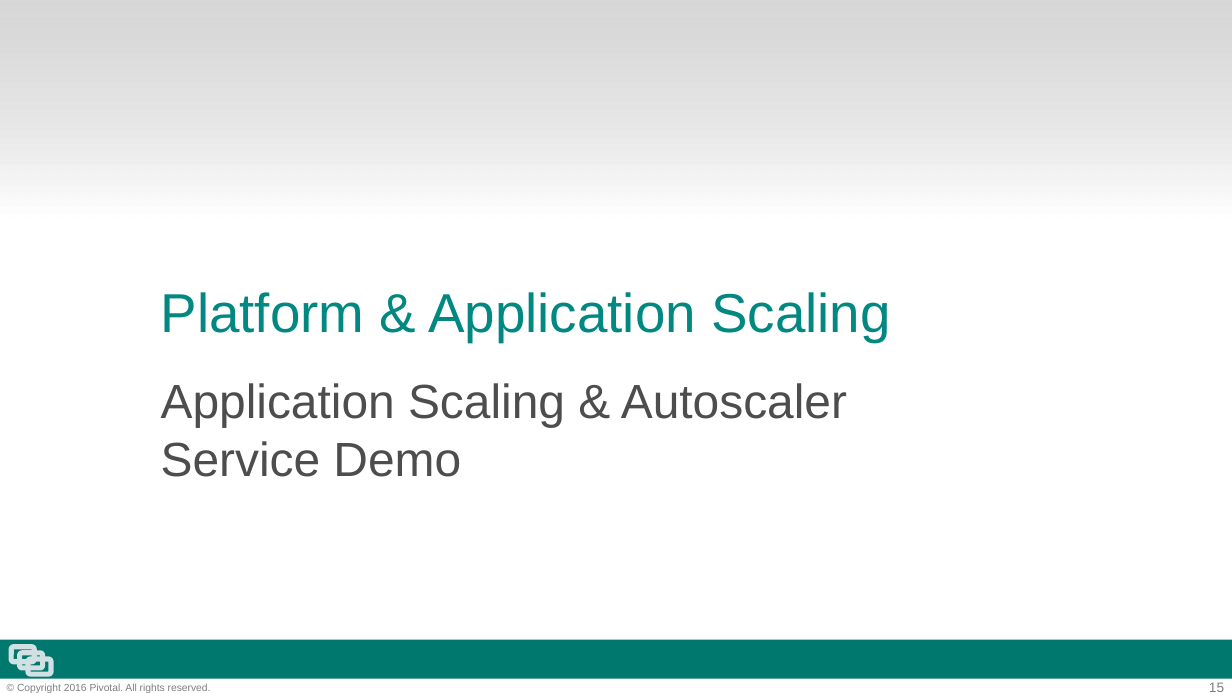
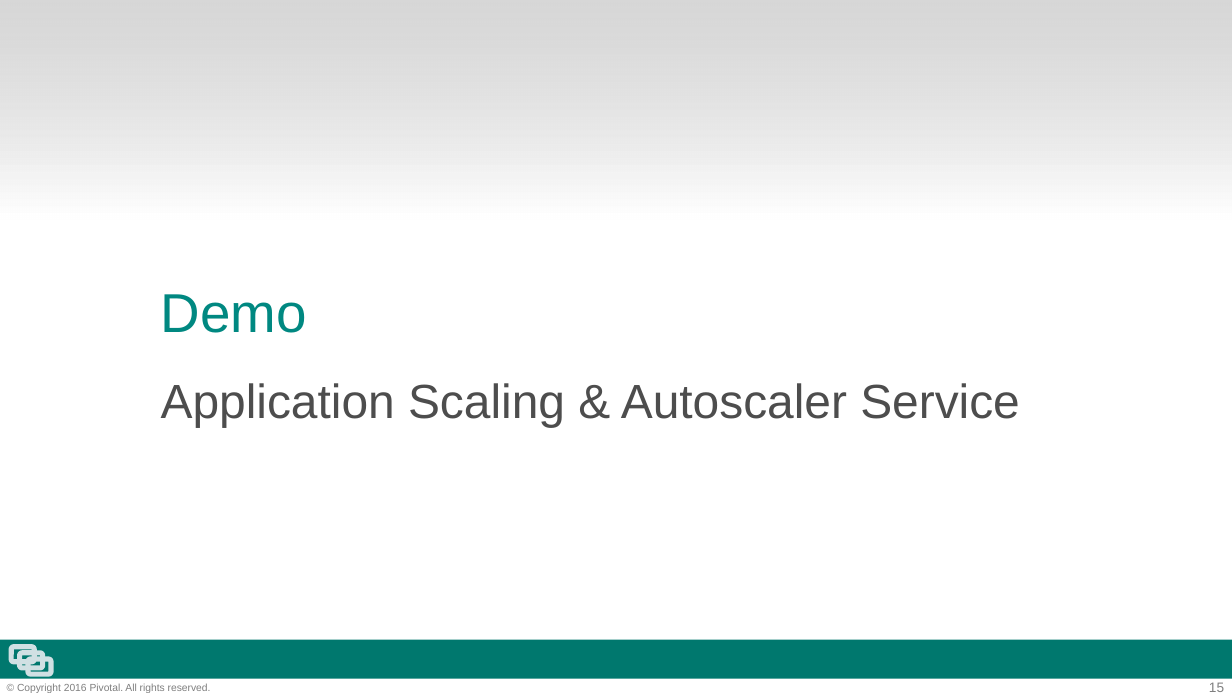
Before and after one commit to phopper-pivotal/pcf-operator-fundamentals, a slide deck: slide 15 of decks/05-Ops_Workshop-Platform_and_Application_Scaling.pptx. Drawn at 1232x693 pixels with LibreOffice and Linux fonts; fonts in the diff are those of the drawing; background and template pictures are left out. Boxes give left, top, right and bottom in pixels: in the first picture for what was removed or moved away, otherwise in the second. Text is boxed around its words. In the diff, an @@ line names an element or a change of style, - is before the commit and + after.

Commit message:
update slides

```diff
--- a/decks/05-Ops_Workshop-Platform_and_Application_Scaling.pptx
+++ b/decks/05-Ops_Workshop-Platform_and_Application_Scaling.pptx
@@ title at (161,294,307,333): text changed @@
-Platform & Application Scaling
+Demo
@@ subtitle at (161,383,1020,427): text changed @@
-Application Scaling & Autoscaler Service Demo
+Application Scaling & Autoscaler Service
```
Also in this commit, not shown: 3 other slides changed, 6 other files.
